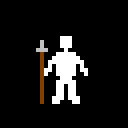
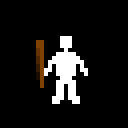
Before/after of a 128×128 layered artwork. What changed in the layer stack:
painted on "Background" over [36,40,48,104]
